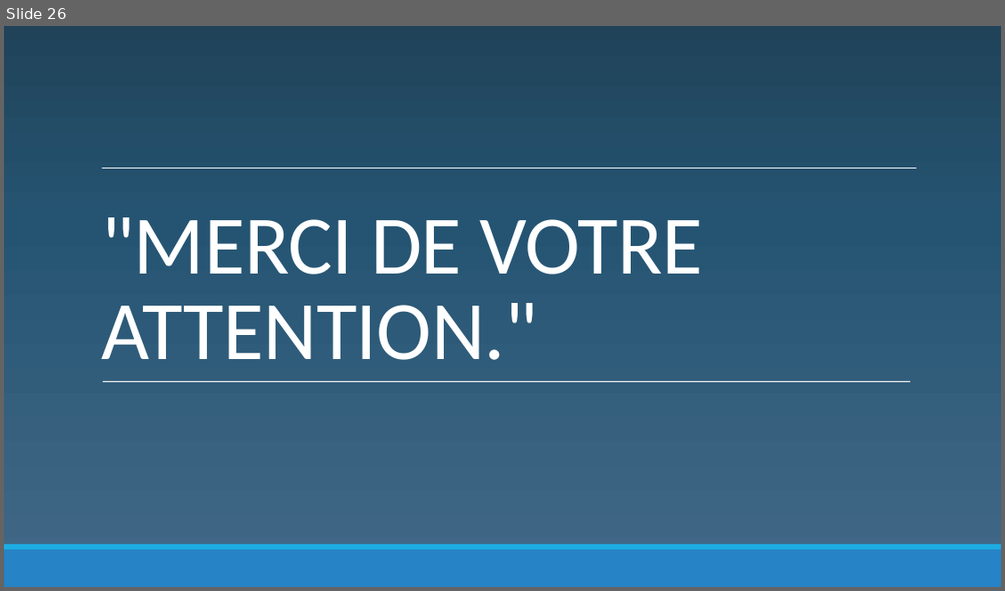
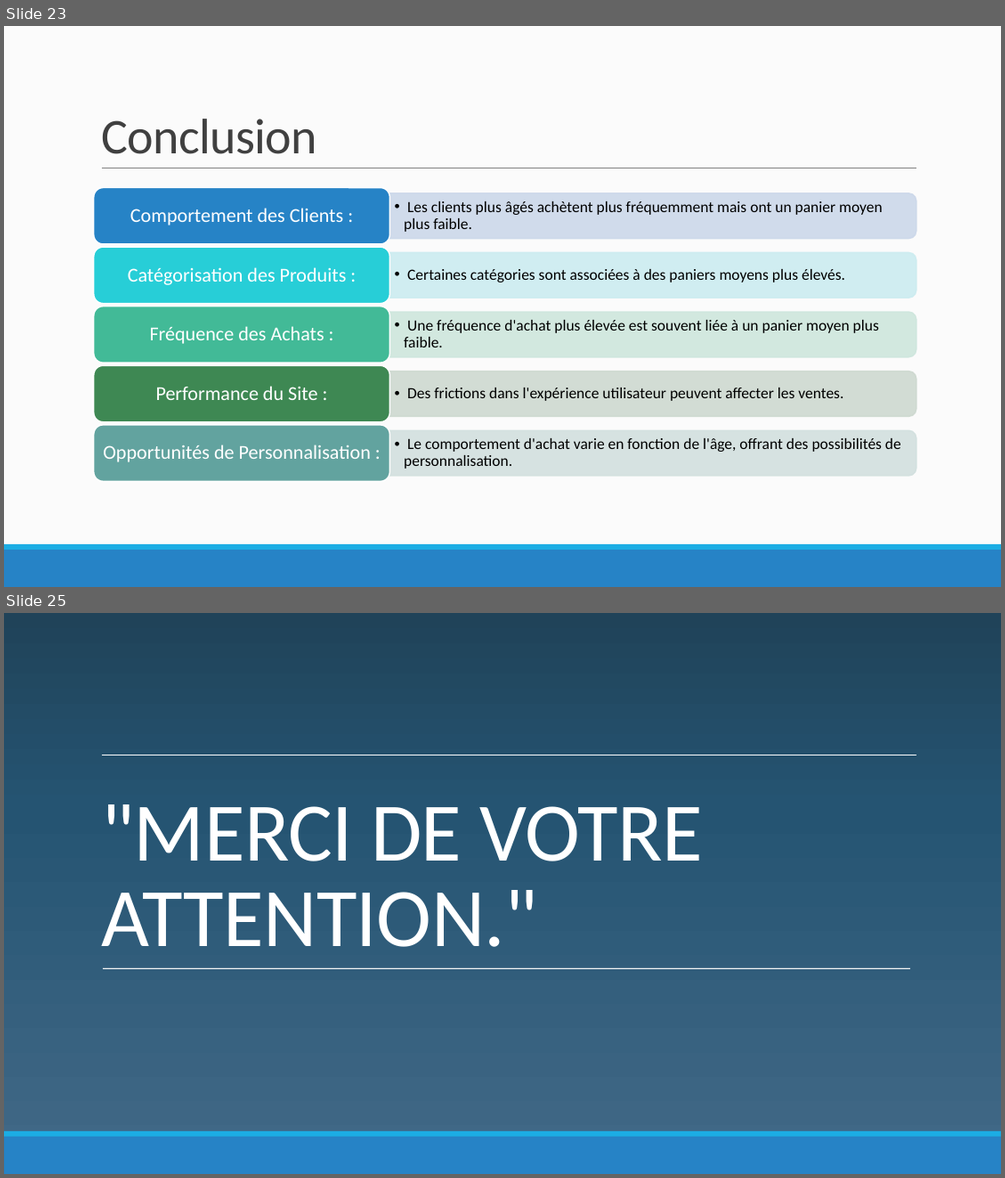
Before and after one commit to obenmaha/analyse-ventes-librairie, a slide deck: presentation_BENMAHAMMED_Oussama_Lapage.pptx. Shown one above the other, each under a label of ours: slide 26 before the commit, slides 23 and 25 after it; the slides between them are not shown. The pictures are 1005x591 and 1005x1178 pixels, drawn with LibreOffice and Linux fonts; fonts in the diff are those of the drawing; background and template pictures are left out. Boxes give left, top, right and bottom in pixels: in the first picture for what was removed or moved away, otherwise in the second. Text is boxed around its words. In the diff, an @@ line names an element or a change of style, - is before the commit and + after.

```diff
--- a/presentation_BENMAHAMMED_Oussama_Lapage.pptx
+++ b/presentation_BENMAHAMMED_Oussama_Lapage.pptx
@@ slide 23 added at [4,26,1001,587], background #FCFCFC @@
@@ title added at [101,119,317,154], 48 pt, text #404040 @@
+Conclusion
@@ line added from (102, 168) to (917, 168), #808080 0.5 pt @@
@@ group added at [94,187,916,482]: 10 texts, 5 round same rects, 5 rounded rectangles @@
+  • Les clients plus âgés achètent plus fréquemment mais ont un panier moyen plus faible.
+Comportement des Clients :
+  • Certaines catégories sont associées à des paniers moyens plus élevés.
+Catégorisation des Produits :
+  • Une fréquence d'achat plus élevée est souvent liée à un panier moyen plus faible.
+Fréquence des Achats :
+  • Des frictions dans l'expérience utilisateur peuvent affecter les ventes.
+Performance du Site :
+  • Le comportement d'achat varie en fonction de l'âge, offrant des possibilités de personnalisation.
+Opportunités de Personnalisation :
@@ rectangle added at [4,549,1001,587], fill #2683C6 @@
@@ rectangle added at [4,544,1001,549], fill #1CADE4 @@
@@ what was slide 26 is now slide 25 @@
```
Also in this commit, not shown: 8 slides changed, 6 other slides added, 8 slides removed, 1 other file.
